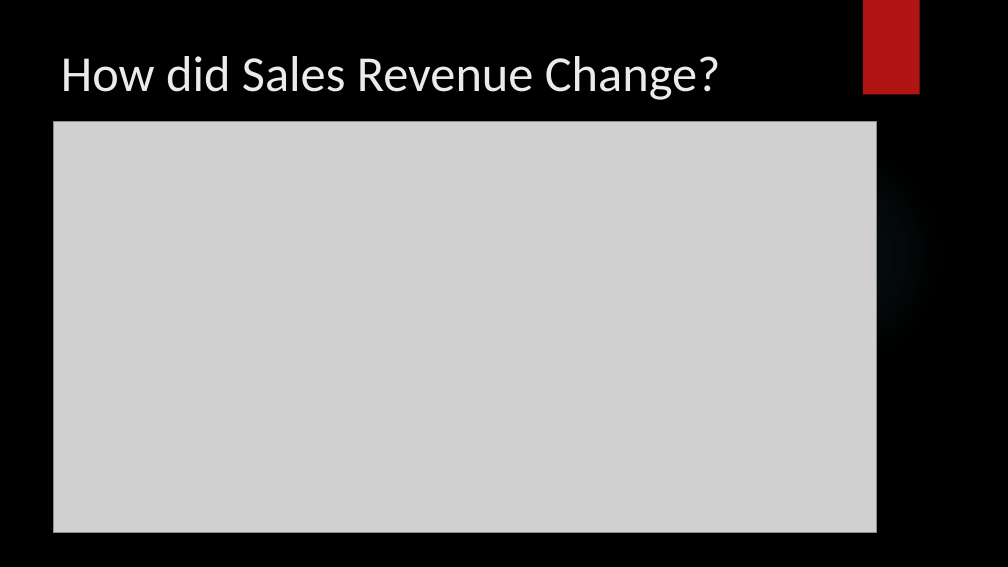
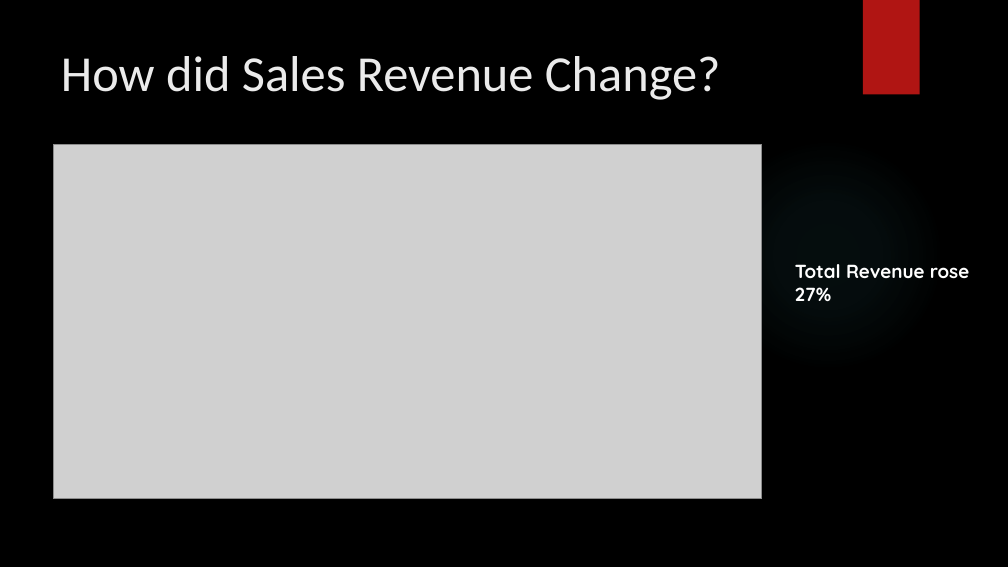
Before and after one commit to T800-101A/Impact_Vehicule_COVID-19, a slide deck: slide 3 of Project 1 Presentation .pptx. Drawn at 1008x567 pixels with LibreOffice and Linux fonts; fonts in the diff are those of the drawing; grey boxes stand for pictures; background and template pictures are left out. Boxes give left, top, right and bottom in pixels: in the first picture for what was removed or moved away, otherwise in the second. Text is boxed around its words. In the diff, an @@ line names an element or a change of style, - is before the commit and + after.

```diff
--- a/Project 1 Presentation .pptx
+++ b/Project 1 Presentation .pptx
@@ picture resized from (x1=54, y1=121, x2=877, y2=532) to (x1=54, y1=144, x2=762, y2=499) @@
@@ text added at (x1=795, y1=264, x2=969, y2=301), 18 pt, text #FFFFFF, bold @@
+Total Revenue rose 27%
```
Also in this commit, not shown: 2 other slides changed.
